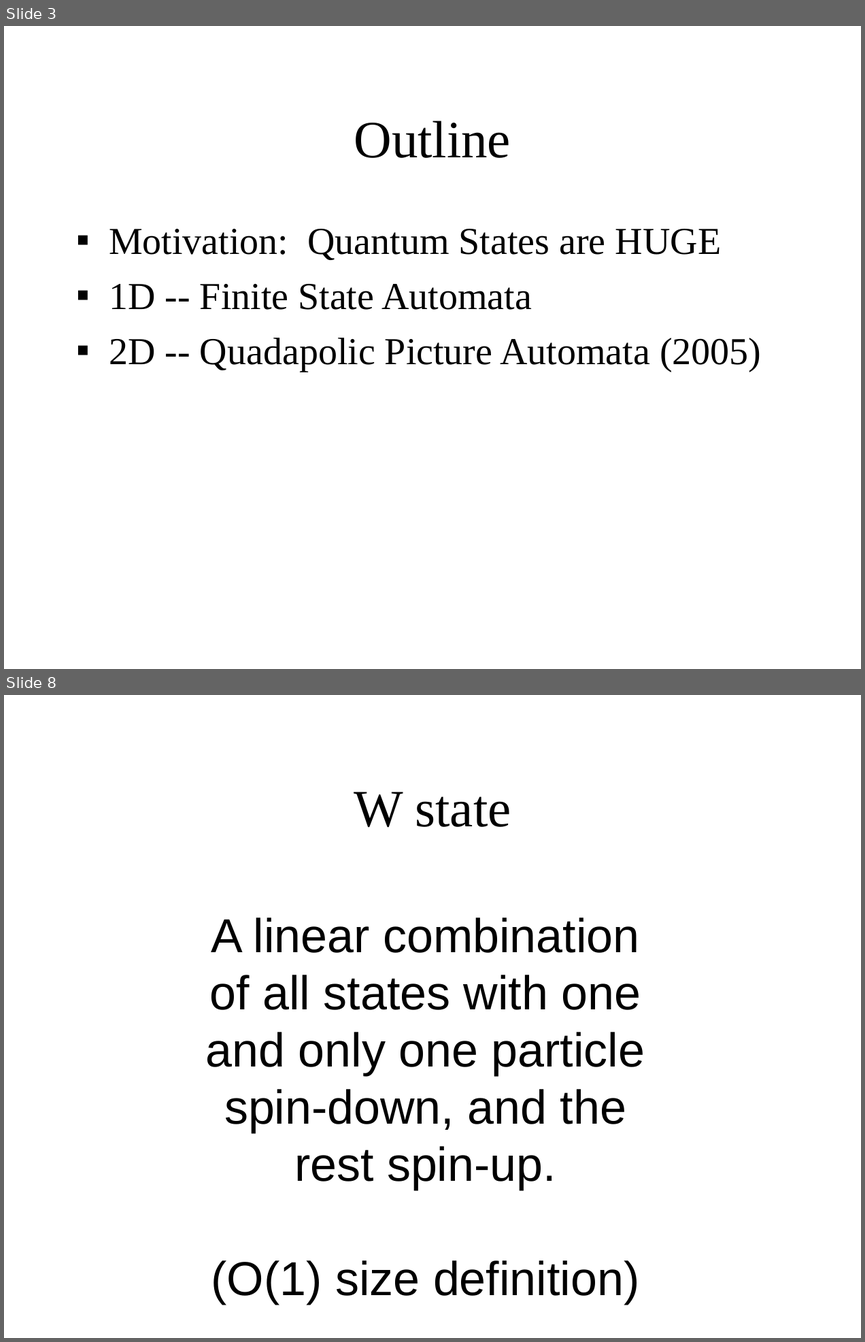
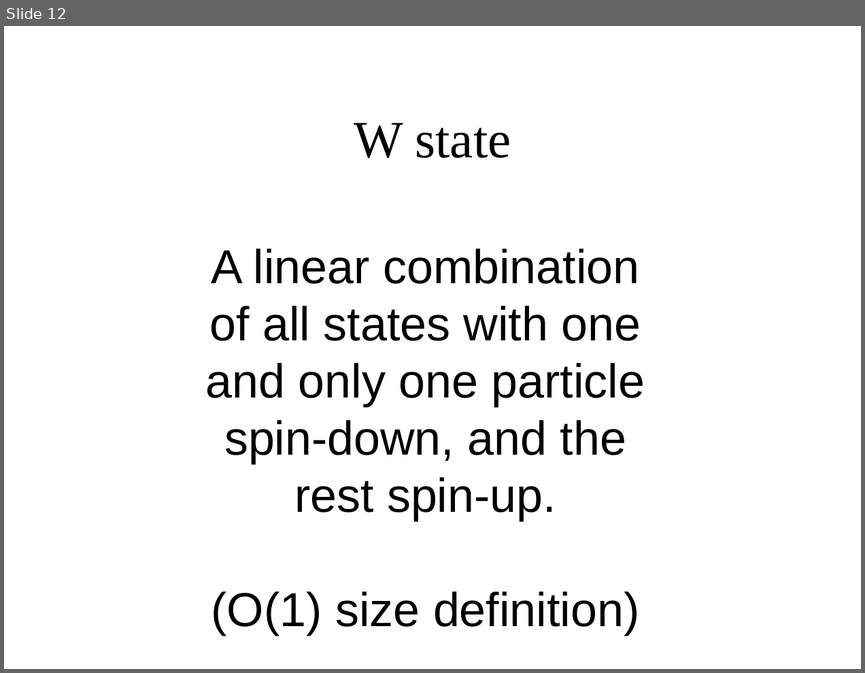
Before and after one commit to gcross/QC-Talks, a slide deck: GeneralExam/WeaponsOfMassSimulation.odp. Shown one above the other, each under a label of ours: slides 3 and 8 before the commit, slide 12 after it; the slides between them are not shown. The pictures are 865x1342 and 865x673 pixels, drawn with LibreOffice and Linux fonts; fonts in the diff are those of the drawing; background and template pictures are left out. Boxes give left, top, right and bottom in pixels: in the first picture for what was removed or moved away, otherwise in the second. Text is boxed around its words. In the diff, an @@ line names an element or a change of style, - is before the commit and + after.

```diff
--- a/GeneralExam/WeaponsOfMassSimulation.odp
+++ b/GeneralExam/WeaponsOfMassSimulation.odp
@@ slide 3 removed at (4, 26, 861, 669), background picture (left out) @@
@@ title removed at (354, 121, 511, 158) @@
-Outline
@@ text removed at (109, 229, 761, 371) @@
-▪ Motivation: Quantum States are HUGE
-▪ 1D -- Finite State Automata
-▪ 2D -- Quadapolic Picture Automata (2005)
@@ what was slide 8 is now slide 12 @@
```
Also in this commit, not shown: 6 slides changed, 6 slides added, 1 other slide removed.
